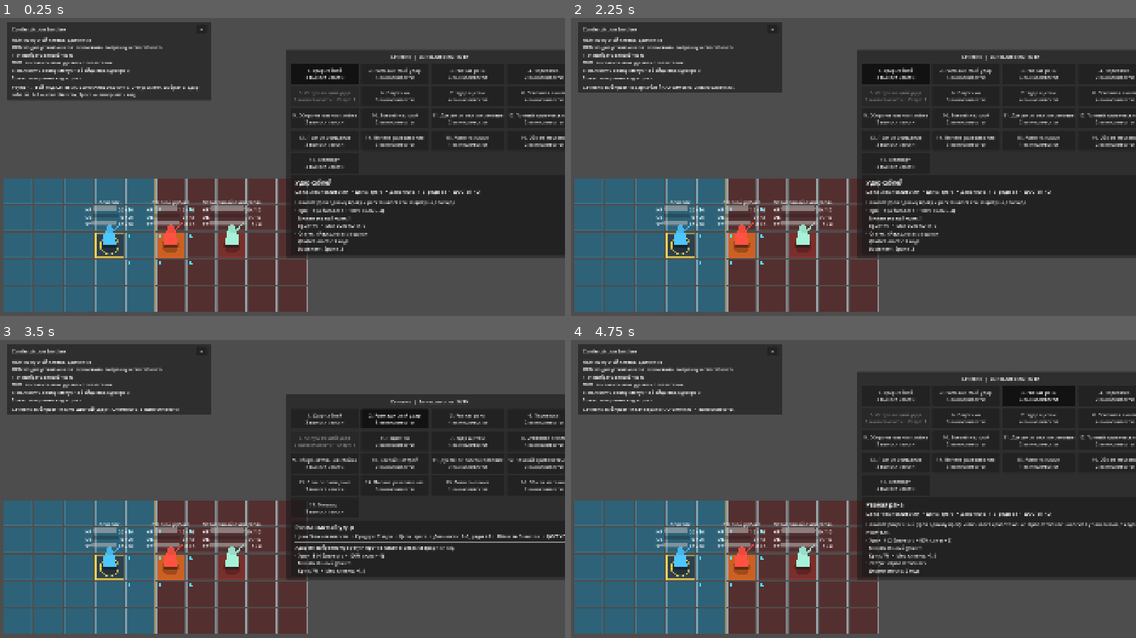
Above: before the commit, frames 1-4 (two rows, left to right).
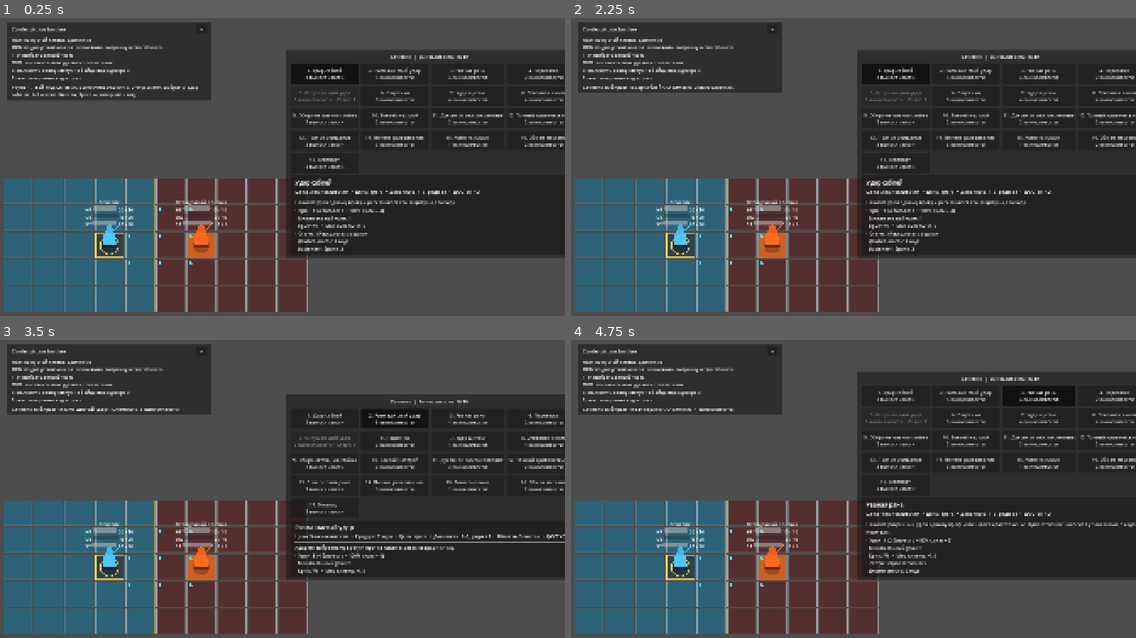
Above: after the commit, the same moments.

Repository: DanilNikolin/kleynod-steppe-frontier
Game: Godot game, scene res://scenes/debug/battle_grid_sandbox.tscn
Two runs of this game, one before a commit and one after it. Both use one fixed random seed, a clock stepped at 60 frames per second and the inputs below. The project has no main scene, so this scene is started directly.
Inputs:
- Up to frame 1 (0.25 s): no input
- Up to frame 2 (2.25 s): click "−" at 0.5 s; click "+" at 1.25 s; click "1. Удар саблей 3 выносливости" at 2 s
- Up to frame 3 (3.5 s): click "2. Размашистый удар 5 выносли…" at 2.75 s
- Up to frame 4 (4.75 s): click "1. Удар саблей 3 выносливости" at 3.5 s; click "3. Рваная рана 4 выносливости" at 4.25 s

The runs differ from the first frame. In frame 1, 2.1% of the frame differs, in the area x 26-47%, y 60-81%; in frame 2, 2.1%; in frame 3, 2.1%; in frame 4, 2.1%.

Commit message:
test(debug): validate utility AI place surface scoring

Diff:
--- /dev/null
+++ b/content/combatants/debug/debug_steppe_pyromancer.tres
@@ -0,0 +1,22 @@
+[gd_resource type="Resource" script_class="CombatantDefinition" format=3]
+
+[ext_resource type="Script" uid="uid://djbs8im0vo51" path="res://core/battle/combatants/combatant_definition.gd" id="1_definition"]
+[ext_resource type="PackedScene" uid="uid://frc3c1tiqsau" path="res://presentation/battle/combatants/placeholder_combatant_visual.tscn" id="2_visual"]
+[ext_resource type="Resource" path="res://content/loadouts/debug/debug_steppe_pyromancer_loadout.tres" id="3_loadout"]
+
+[resource]
+script = ExtResource("1_definition")
+definition_id = &"combatant_debug_steppe_pyromancer"
+display_name = "Отладочный огневик"
+description = "Временный враг для проверки Utility AI place surface scoring."
+default_loadout = ExtResource("3_loadout")
+base_strength = 0
+base_agility = 1
+base_spirit = 3
+max_health = 10
+base_armor = 0
+max_stamina = 6
+stamina_regeneration = 3
+base_initiative = 3
+visual_scene = ExtResource("2_visual")
+visual_tint = Color(1, 0.42, 0.12, 1)
--- a/content/encounters/debug/debug_skirmish_2v2.tres
+++ b/content/encounters/debug/debug_skirmish_2v2.tres
@@ -3,9 +3,8 @@
 [ext_resource type="Script" uid="uid://btrmmugs1t8yq" path="res://core/battle/encounters/battle_encounter_definition.gd" id="1_encounter"]
 [ext_resource type="Script" uid="uid://blbixnlpyjeaf" path="res://core/battle/encounters/combatant_spawn_definition.gd" id="2_spawn"]
 [ext_resource type="Resource" uid="uid://b3fmtemw5g732" path="res://scenes/debug_sechevik.tres" id="3_player"]
-[ext_resource type="Resource" uid="uid://b4a26r5s863rx" path="res://content/combatants/debug/debug_steppe_raider.tres" id="4_enemy"]
-[ext_resource type="Resource" path="res://content/combatants/debug/debug_steppe_cleanser.tres" id="5_cleanser"]
-[ext_resource type="Script" uid="uid://2apyueuevyjk" path="res://core/battle/sides/battle_side_rules.gd" id="6_side_rules"]
+[ext_resource type="Resource" path="res://content/combatants/debug/debug_steppe_pyromancer.tres" id="4_pyromancer"]
+[ext_resource type="Script" uid="uid://2apyueuevyjk" path="res://core/battle/sides/battle_side_rules.gd" id="5_side_rules"]
 
 [sub_resource type="Resource" id="Resource_player_1"]
 script = ExtResource("2_spawn")
@@ -14,27 +13,20 @@
 team_id = &"team_player"
 coordinate = Vector2i(3, 2)
 
-[sub_resource type="Resource" id="Resource_enemy_cleanse_target"]
+[sub_resource type="Resource" id="Resource_enemy_pyromancer"]
 script = ExtResource("2_spawn")
-instance_id = &"enemy_cleanse_target"
-combatant_definition = ExtResource("4_enemy")
+instance_id = &"enemy_pyromancer"
+combatant_definition = ExtResource("4_pyromancer")
 team_id = &"team_enemy"
-coordinate = Vector2i(5, 2)
-
-[sub_resource type="Resource" id="Resource_enemy_cleanser"]
-script = ExtResource("2_spawn")
-instance_id = &"enemy_cleanser"
-combatant_definition = ExtResource("5_cleanser")
-team_id = &"team_enemy"
-coordinate = Vector2i(7, 2)
+coordinate = Vector2i(6, 2)
 
 [sub_resource type="Resource" id="Resource_side_rules"]
-script = ExtResource("6_side_rules")
+script = ExtResource("5_side_rules")
 
 [resource]
 script = ExtResource("1_encounter")
 encounter_id = &"debug_skirmish_2v2"
-display_name = "Отладка Utility AI cleanse"
-description = "Проверка cleanse scoring: игрок вешает вредный статус на рубаку, очищатель должен снять его."
+display_name = "Отладка Utility AI place surface"
+description = "Проверка place surface scoring: огневик должен поставить пламя под игрока."
 side_rules = SubResource("Resource_side_rules")
-combatant_spawns = Array[ExtResource("2_spawn")]([SubResource("Resource_player_1"), SubResource("Resource_enemy_cleanse_target"), SubResource("Resource_enemy_cleanser")])
+combatant_spawns = Array[ExtResource("2_spawn")]([SubResource("Resource_player_1"), SubResource("Resource_enemy_pyromancer")])
--- /dev/null
+++ b/content/loadouts/debug/debug_steppe_pyromancer_loadout.tres
@@ -0,0 +1,12 @@
+[gd_resource type="Resource" script_class="CombatantLoadoutDefinition" format=3]
+
+[ext_resource type="Script" uid="uid://bis4duqvyinf4" path="res://core/battle/loadouts/combatant_loadout_definition.gd" id="1_loadout"]
+[ext_resource type="Script" uid="uid://dkivlbn8e06qo" path="res://core/battle/abilities/ability_definition.gd" id="2_ability"]
+[ext_resource type="Resource" uid="uid://bkaoo3fajq27w" path="res://content/abilities/debug/debug_place_fire_surface.tres" id="3_fire"]
+
+[resource]
+script = ExtResource("1_loadout")
+loadout_id = &"loadout_debug_steppe_pyromancer"
+display_name = "Отладочный огневик"
+default_ability_id = &"ability_debug_place_fire_surface"
+abilities = Array[ExtResource("2_ability")]([ExtResource("3_fire")])
--- a/core/battle/ai/utility/battle_ai_plan_evaluator.gd
+++ b/core/battle/ai/utility/battle_ai_plan_evaluator.gd
@@ -759,10 +759,10 @@
 		return
 
 	var initial_surface_score := (
-		_get_surface_score_for_combatant_at(
-			simulation.simulated_session,
+		_get_surface_score_from_snapshot(
 			actor,
-			initial_coordinate
+			simulation.initial_actor_surface_definitions,
+			simulation.initial_actor_surface_source_team_ids
 		)
 	)
 
@@ -806,6 +806,12 @@
 	):
 		return
 
+	## Повторное размещение той же поверхности на той же клетке
+	## пока не считается новым полезным действием.
+	## Иначе AI спамит обновление огня под уже горящей целью.
+	if not effect_result.surface_was_added:
+		return
+
 	var placed_instance := (
 		simulation
 			.simulated_session
@@ -864,6 +870,51 @@
 		score
 	)
 
+
+func _get_surface_score_from_snapshot(
+	combatant: CombatantState,
+	surface_definitions: Array[BattleSurfaceEffectDefinition],
+	surface_source_team_ids: Array[StringName]
+) -> float:
+	if combatant == null:
+		return 0.0
+
+	var score := 0.0
+
+	for surface_index in range(
+		surface_definitions.size()
+	):
+		var definition := (
+			surface_definitions[
+				surface_index
+			]
+		)
+
+		if definition == null:
+			continue
+
+		var source_team_id := &""
+
+		if surface_index < surface_source_team_ids.size():
+			source_team_id = (
+				surface_source_team_ids[
+					surface_index
+				]
+			)
+
+		var surface_value := _get_surface_definition_value_for_team(
+			definition,
+			source_team_id,
+			combatant.team_id
+		)
+
+		if surface_value < 0.0:
+			score += HARMFUL_SURFACE_ON_SELF_PENALTY
+
+		elif surface_value > 0.0:
+			score += BENEFICIAL_SURFACE_ON_SELF_SCORE
+
+	return score
 
 func _get_surface_score_for_combatant_at(
 	session: BattleSession,
--- a/core/battle/simulation/battle_action_simulation_result.gd
+++ b/core/battle/simulation/battle_action_simulation_result.gd
@@ -17,6 +17,14 @@
 var final_actor_coordinate: Vector2i = (
 	BattleGrid.INVALID_COORDINATE
 )
+
+## Snapshot поверхностей на начальной клетке актёра
+## ДО dry movement/action.
+## Нужен AI evaluator-у, чтобы surface_escape не считал
+## поверхность, созданную самим же действием в simulation.
+var initial_actor_surface_definitions: Array[BattleSurfaceEffectDefinition] = []
+
+var initial_actor_surface_source_team_ids: Array[StringName] = []
 
 var initial_stamina: int = 0
 var final_stamina: int = 0
--- a/core/battle/simulation/battle_action_simulation_service.gd
+++ b/core/battle/simulation/battle_action_simulation_service.gd
@@ -161,6 +161,11 @@
 
 	result.initial_stamina = (
 		simulated_actor.current_stamina
+	)
+
+	_capture_initial_actor_surfaces(
+		simulated_session,
+		result
 	)
 
 	if request.has_movement():
@@ -279,6 +284,40 @@
 	result.is_valid = true
 	return result
 
+
+func _capture_initial_actor_surfaces(
+	session: BattleSession,
+	result: BattleActionSimulationResult
+) -> void:
+	if (
+		session == null
+		or result == null
+		or session.surface_effect_controller == null
+		or result.initial_actor_coordinate
+			== BattleGrid.INVALID_COORDINATE
+	):
+		return
+
+	for surface_instance in (
+		session
+			.surface_effect_controller
+			.get_effects_at(
+				result.initial_actor_coordinate
+			)
+	):
+		if (
+			surface_instance == null
+			or surface_instance.definition == null
+		):
+			continue
+
+		result.initial_actor_surface_definitions.append(
+			surface_instance.definition
+		)
+
+		result.initial_actor_surface_source_team_ids.append(
+			surface_instance.source_team_id
+		)
 
 func _simulate_movement(
 	session: BattleSession,
Not shown, changed: godot_focused_context.py
